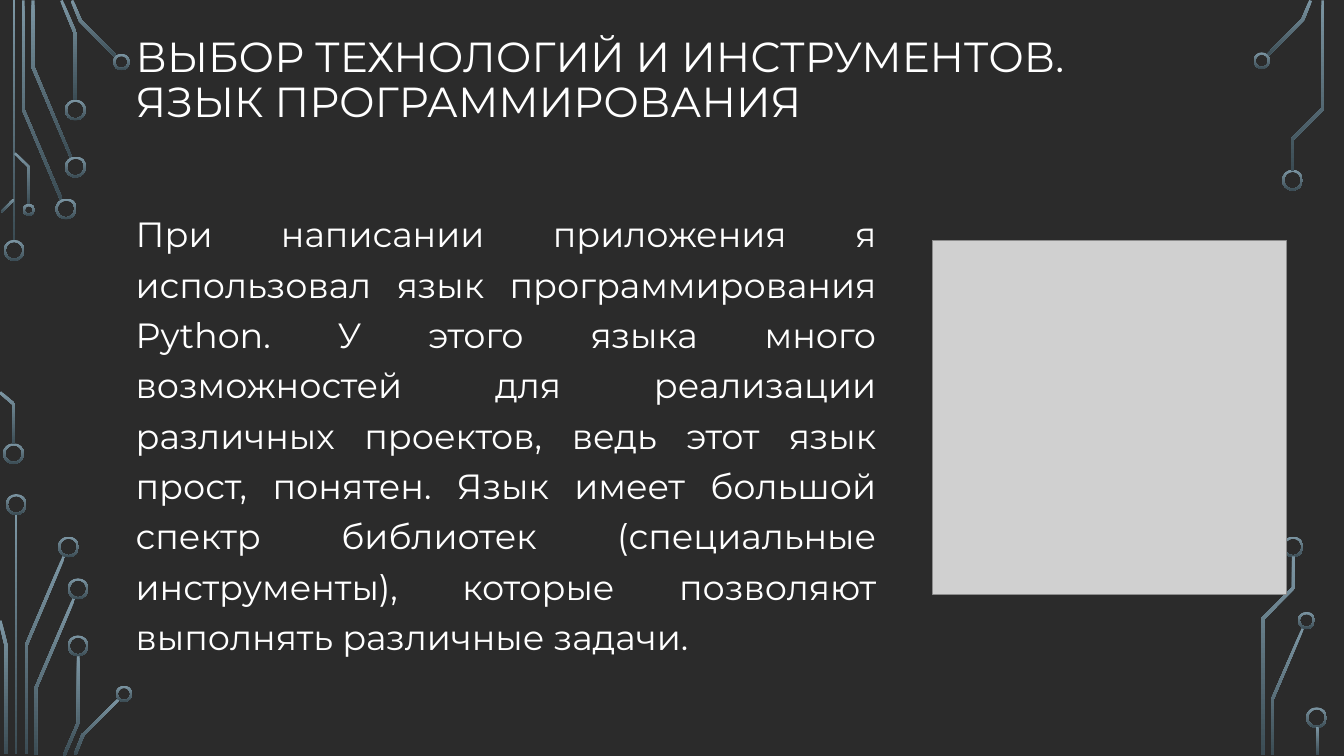
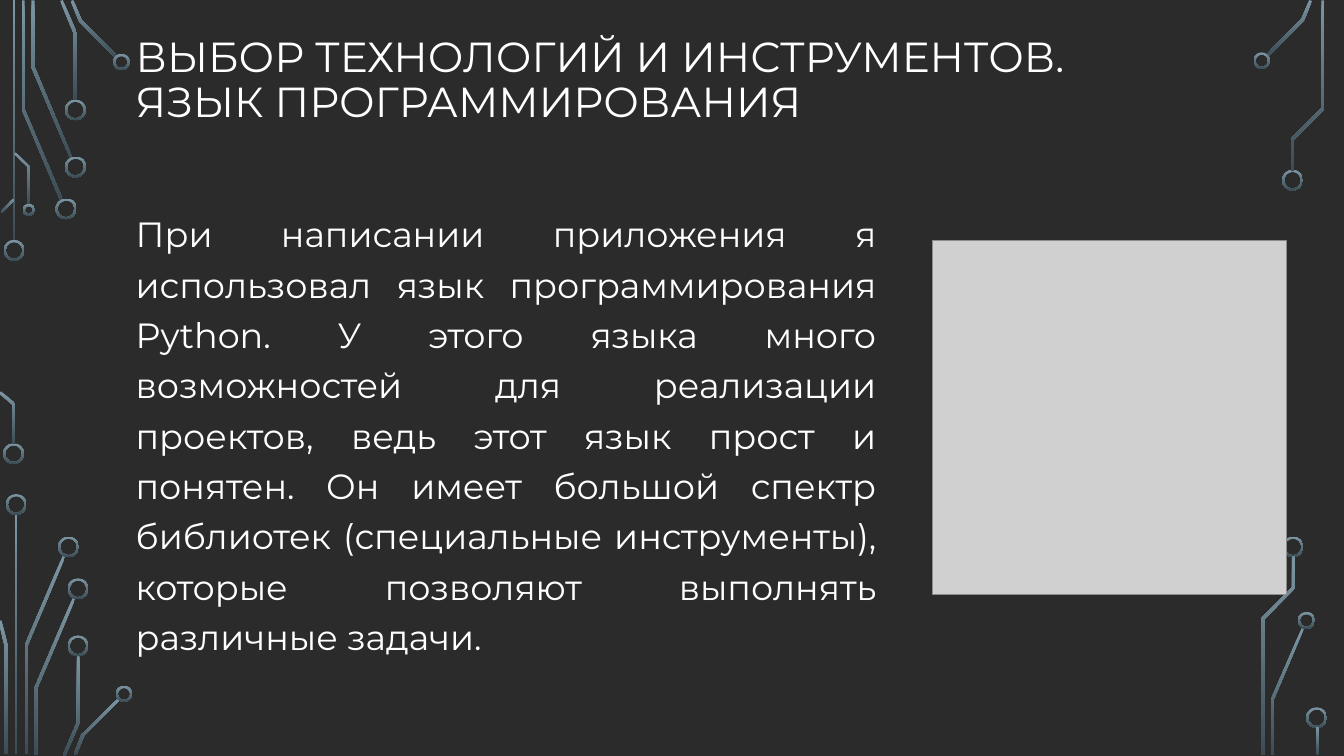
Before and after one commit to Lamwarld/Formulatory, a slide deck: slide 5 of docs/фывыф.pptx. Drawn at 1344x756 pixels with LibreOffice and Linux fonts; fonts in the diff are those of the drawing; grey boxes stand for pictures; background and template pictures are left out; a plain dark background stands for a picture behind light text. Boxes give left, top, right and bottom in pixels: in the first picture for what was removed or moved away, otherwise in the second. Text is boxed around its words. In the diff, an @@ line names an element or a change of style, - is before the commit and + after.

```diff
--- a/docs/фывыф.pptx
+++ b/docs/фывыф.pptx
@@ text at [136,222,877,657]: text changed @@
-При написании приложения я использовал язык программирования Python. У этого языка много возможностей для реализации различных проектов, ведь этот язык прост, понятен. Язык имеет большой спектр библиотек (специальные инструменты), которые позволяют выполнять различные задачи.
+При написании приложения я использовал язык программирования Python. У этого языка много возможностей для реализации проектов, ведь этот язык прост и понятен. Он имеет большой спектр библиотек (специальные инструменты), которые позволяют выполнять различные задачи.
```
Also in this commit, not shown: 6 other slides changed, 2 slides added, 1 slide removed, 21 other files.
